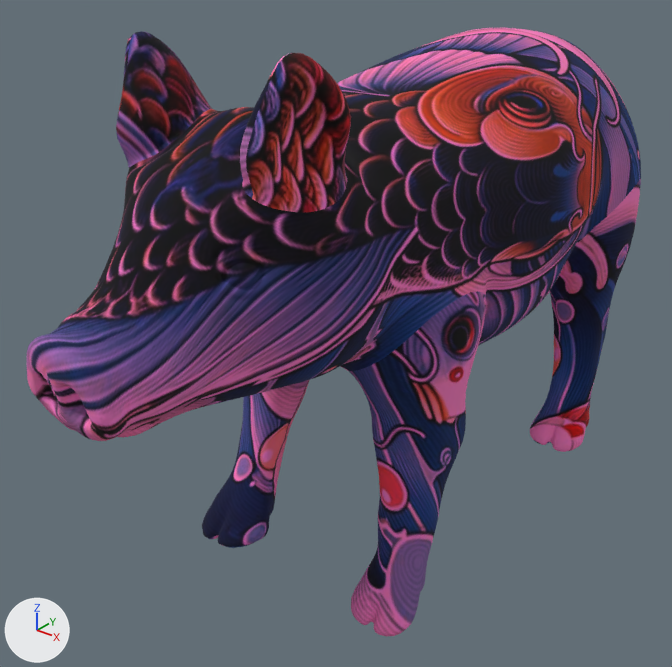
A saved change to the glTF model skyPig.gltf.
Rendered twice from a camera (50 mm lens) standing at (4.25, -6.97, 5.41) and looking at (-0.28, -1.31, 1.9). Lighting does not change. The marker at lower left points along +X, +Y and +Z.

Names of what the first picture shows: '18412_Pig_v1'.
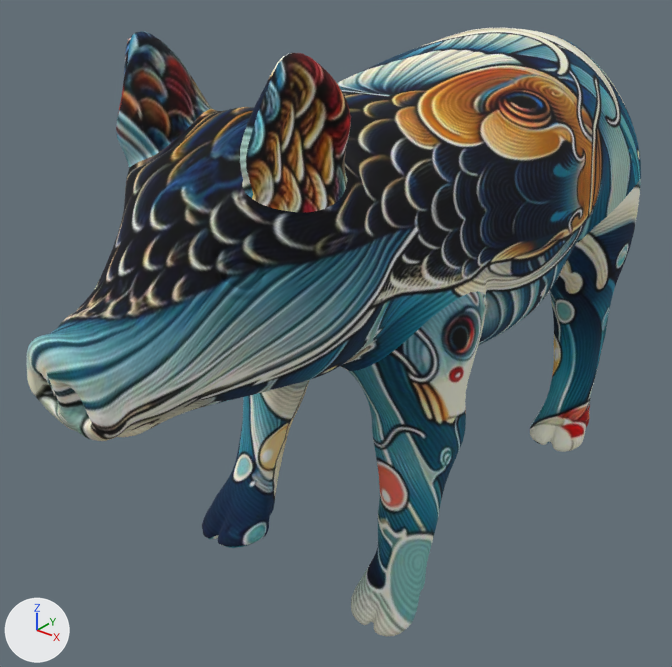
Boxes [x1, y1, x2, y2] around the edits, measured in the pictures (672 x 667 px):
'18412_Pig_v1', recoloured: [27, 28, 641, 636] in both

The change, as a diff of the scene's bpy script:
```diff
--- a/skyPig.gltf.py
+++ b/skyPig.gltf.py
@@ mat_material_0 @@
 n1 = _N.new('ShaderNodeOutputMaterial'); n1.name = 'Material Output'
-n2 = _N.new('ShaderNodeMix'); n2.name = 'Mix'
-n2.data_type = 'RGBA'
-n2.blend_type = 'MULTIPLY'
-n2.inputs[0].default_value = 1.0  # 'Factor'
-n2.inputs[7].default_value = (1.0, 0.216, 0.68, 1.0)  # 'B', pink #ff80d7
 n3 = _N.new('ShaderNodeTexImage'); n3.name = 'Image Texture'
@@ mat_material_0 @@
 n0 = _N.new('ShaderNodeBsdfPrincipled'); n0.name = 'Principled BSDF'
 _L.new(n0.outputs[0], n1.inputs[0])  # 'BSDF' to 'Surface'
-_L.new(n2.outputs[2], n0.inputs[0])  # 'Result' to 'Base Color'
-_L.new(n3.outputs[0], n2.inputs[6])  # 'Color' to 'A'
+_L.new(n3.outputs[0], n0.inputs[0])  # 'Color' to 'Base Color'
```
